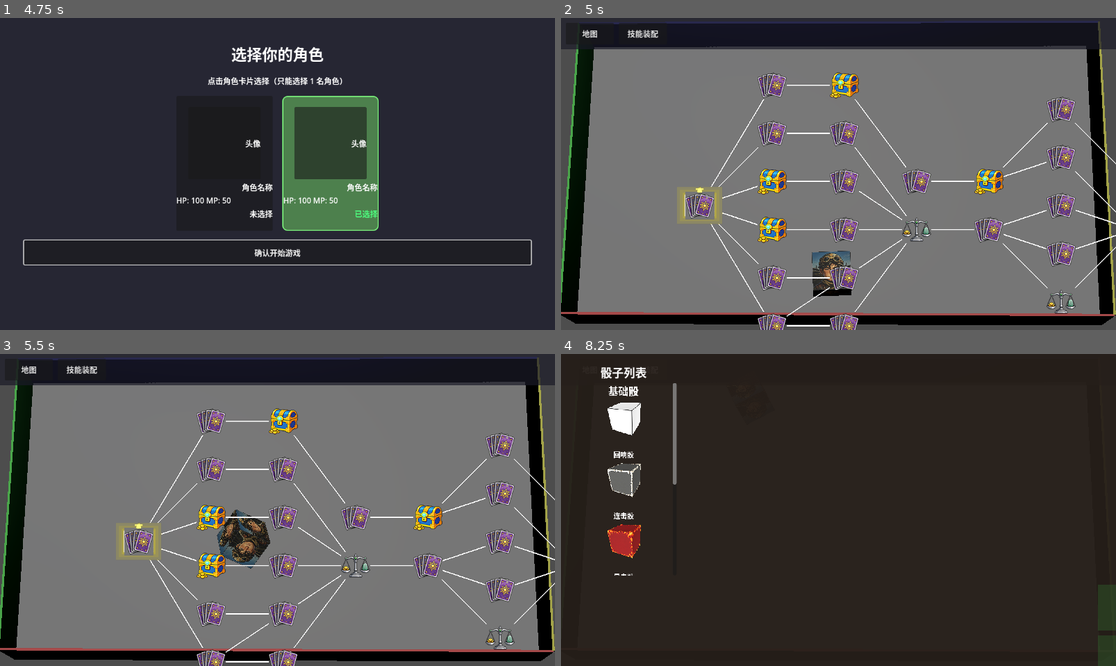
Above: before the commit, frames 1-4 (two rows, left to right).
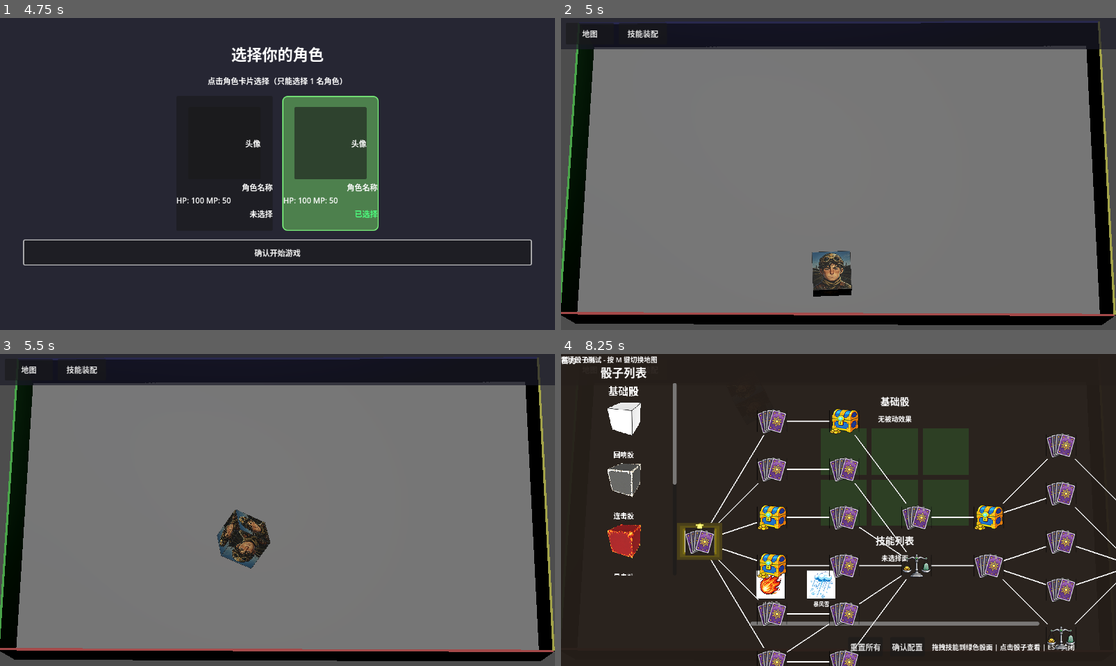
Above: after the commit, the same moments.

Repository: Beezui/trae_godot_dice
Game: Godot game, scene res://scenes/ui/title_screen/title_screen.tscn
Two runs of this game, one before a commit and one after it. Both use one fixed random seed, a clock stepped at 60 frames per second and the inputs below.
Inputs (mouse positions are in pixels of both pictures, inside the frame that each line leads up to):
- Up to frame 1 (4.75 s): click "开始游戏" at 0.5 s; click "确认开始游戏" at 1.25 s; click "确认开始游戏" at 2 s; tap Enter (ui_accept) at 2.75, 3.5, 4.25 s; drag from (222, 164) to (333, 105) at 2.77 s; drag from (333, 164) to (249, 236) at 3.52 s; move the mouse to (333, 105) at 4.27 s; hold Up (ui_up) from 4.28 s (still down); tap 1 at 4.35 s; click (333, 105) at 4.42 s; tap Space at 4.55 s
- Up to frame 2 (5 s): keep holding Up (ui_up)
- Up to frame 3 (5.5 s): release Up (ui_up) at 5 s; drag from (249, 572) to (111, 463) at 5.02 s
- Up to frame 4 (8.25 s): move the mouse to (1005, 556) at 5.77 s; hold A 5.78-6.5 s; tap 3 at 5.85 s; click (1005, 556) at 5.92 s; tap Enter (ui_accept) at 6.02 s; tap Space at 6.05 s; drag from (672, 463) to (755, 432) at 6.52 s; click "地图" at 7.25 s; click "技能装配" at 8 s

Frame 1 is identical in both runs. In frame 2, 7.6% of the frame differs, in the area x 21-100%, y 17-100%; in frame 3, 7.6%; in frame 4, 18%, in the area x 0-100%, y 0-100%.

Commit message:
fix: 阻止特殊骰子在飞行途中被重复投掷
添加 is_X_thrown 标志防止折扣骰子/奇遇骰子/奖励骰子投掷后被重复
蓄力操作干扰，同时修复命运骰子投掷后 is_dice_available 未重置问题

Diff:
--- a/scenes/game_main/game_main.gd
+++ b/scenes/game_main/game_main.gd
@@ -43,16 +43,19 @@
 # 贸易阶段状态
 var is_trade_phase: bool = false
 var is_discount_charging: bool = false
+var is_discount_thrown: bool = false
 
 # 奇遇阶段状态
 var is_adventure_phase: bool = false
 var is_adventure_charging: bool = false
+var is_adventure_thrown: bool = false
 var adventure_dice_result_ready: bool = false
 var adventure_dice_result_value: int = 0
 
 # 奖励阶段状态
 var is_reward_phase: bool = false
 var is_reward_charging: bool = false
+var is_reward_thrown: bool = false
 var reward_dice_result_ready: bool = false
 var reward_dice_result_value: int = 0
 
@@ -86,14 +89,14 @@
 	# 7. 设置初始节点（奖励关卡）
 	_setup_start_node()
 
-	# 8. 创建地图 UI（需要在 current_node 设置后初始化）
+	# 8. 创建 HUD 工具栏
+	_create_hud_toolbar()
+
+	# 9. 创建地图 UI 覆盖层（最后创建，确保在最上层）
 	_create_map_overlay()
-	# 9. 创建 HUD 工具栏
-	_create_hud_toolbar()
 
 	# 10. 创建技能装配 UI
 	_create_skill_equip_ui()
-
 	# 9. 连接信号
 	_connect_signals()
 
@@ -428,6 +431,11 @@
 		map_overlay = Control.new()
 		map_overlay.name = "MapOverlay"
 		map_overlay.set_script(map_overlay_script)
+		# 显式设置尺寸（Node3D 父节点下 Control 不会自动计算布局）
+		map_overlay.position = Vector2.ZERO
+		map_overlay.size = get_window().size
+		map_overlay.mouse_filter = 2  # MOUSE_FILTER_PASS：父节点不拦截，子节点可捕获
+		map_overlay.z_index = 10  # 设置较高的 z_index，确保地图 UI 在 HUD 之上
 		add_child(map_overlay)
 
 		# 初始化地图
@@ -435,11 +443,14 @@
 			map_overlay.initialize(level_data, current_node)
 
 		print("【地图 UI】创建成功")
+		map_overlay.visible = false  # 默认隐藏，按 M 键显示
 	else:
 		push_error("【地图 UI】脚本加载失败")
 
 
 ## 创建 HUD 工具栏
+
+
 func _create_hud_toolbar():
 	print("【HUD】开始创建工具栏...")
 	var hud_scene = load("res://scenes/ui/main_hud.tscn")
@@ -471,8 +482,11 @@
 	if equip_scene:
 		skill_equip_ui = equip_scene.instantiate()
 		if skill_equip_ui:
+			# 显式设置位置、尺寸和布局模式（Node3D 父节点下 Control 不会自动计算布局）
 			skill_equip_ui.position = Vector2.ZERO
 			skill_equip_ui.size = get_window().size
+			skill_equip_ui.layout_mode = 3  # LAYOUT_MODE_FULL_RECT
+			skill_equip_ui.anchors_preset = 15  # PRESET_FULL_RECT
 			add_child(skill_equip_ui)
 			skill_equip_ui.visible = false
 			print("【HUD】技能装配 UI 创建成功")
@@ -500,6 +514,11 @@
 		if not level_transition_controller.on_game_clear_triggered.is_connected(_on_game_clear_triggered):
 			level_transition_controller.on_game_clear_triggered.connect(_on_game_clear_triggered)
 
+	# 连接命运骰子投掷完成信号，恢复 is_dice_available 供下次投掷
+	if destiny_dice_manager:
+		if not destiny_dice_manager.on_destiny_dice_roll_completed.is_connected(_on_destiny_roll_completed):
+			destiny_dice_manager.on_destiny_dice_roll_completed.connect(_on_destiny_roll_completed)
+
 
 ## 输入处理
 func _input(event):
@@ -509,7 +528,7 @@
 
 	# 贸易阶段：空格键投掷折扣骰子
 	if is_trade_phase and event is InputEventKey and event.keycode == KEY_SPACE:
-		if event.pressed and not is_discount_charging:
+		if event.pressed and not is_discount_charging and not is_discount_thrown:
 			_start_discount_throw()
 			is_discount_charging = true
 		elif not event.pressed and is_discount_charging:
@@ -519,7 +538,7 @@
 
 	# 奇遇阶段：空格键投掷奇遇骰子
 	if is_adventure_phase and event is InputEventKey and event.keycode == KEY_SPACE:
-		if event.pressed and not is_adventure_charging:
+		if event.pressed and not is_adventure_charging and not is_adventure_thrown:
 			_start_adventure_dice_throw()
 			is_adventure_charging = true
 		elif not event.pressed and is_adventure_charging:
@@ -529,7 +548,7 @@
 
 	# 奖励阶段：空格键投掷奖励骰子
 	if is_reward_phase and event is InputEventKey and event.keycode == KEY_SPACE:
-		if event.pressed and not is_reward_charging:
+		if event.pressed and not is_reward_charging and not is_reward_thrown:
 			_start_reward_dice_throw()
 			is_reward_charging = true
 		elif not event.pressed and is_reward_charging:
@@ -576,11 +595,18 @@
 		return
 
 	is_charging = false
+	is_dice_available = false
 
 	# 结束蓄力并投掷
 	DiceThrowController.end_charge()
 
 	print("【投掷】投掷完成，命运骰子停止后自动处理结果")
+
+
+## 命运骰子投掷完成回调（恢复投掷可用性）
+func _on_destiny_roll_completed(selected_node):
+	is_dice_available = true
+	print("【投掷】命运骰子已停止，可开始下一次投掷")
 
 
 ## 关卡转换完成回调
@@ -652,6 +678,8 @@
 	print("【贸易】开始贸易流程，节点：", node.name)
 
 	is_trade_phase = true
+	is_discount_thrown = false
+	is_discount_charging = false
 
 	# 1. 商人优先入场
 	await _trade_merchant_enter(node)
@@ -819,6 +847,8 @@
 	if not _discount_dice or not is_instance_valid(_discount_dice):
 		return
 
+	is_discount_thrown = true
+
 	if DiceThrowController:
 		DiceThrowController.end_charge()
 
@@ -884,6 +914,8 @@
 	print("【奇遇】开始奇遇流程，节点：", node.name)
 
 	is_adventure_phase = true
+	is_adventure_thrown = false
+	is_adventure_charging = false
 
 	# 1. 清理 Sandbox 中的残留骰子
 	_cleanup_sandbox_characters()
@@ -1081,6 +1113,8 @@
 	if not _adventure_dice or not is_instance_valid(_adventure_dice):
 		return
 
+	is_adventure_thrown = true
+
 	if DiceThrowController:
 		DiceThrowController.end_charge()
 
@@ -1144,6 +1178,8 @@
 	print("【奖励】开始奖励流程，节点：", node.name)
 
 	is_reward_phase = true
+	is_reward_thrown = false
+	is_reward_charging = false
 
 	# 1. 清理 Sandbox 中的残留骰子
 	_cleanup_sandbox_characters()
@@ -1339,6 +1375,8 @@
 	if not _reward_dice or not is_instance_valid(_reward_dice):
 		return
 
+	is_reward_thrown = true
+
 	if DiceThrowController:
 		DiceThrowController.end_charge()
 
--- a/scripts/ui/destiny_dice_map_overlay.gd
+++ b/scripts/ui/destiny_dice_map_overlay.gd
@@ -12,6 +12,8 @@
 var layer_padding: float = 80.0
 
 # UI 组件
+var info_label: Label
+var charge_label: Label  # 蓄力标签
 var canvas: Control  # 画布（用于接收输入）
 var map_texture_rect: TextureRect  # 地图纹理显示
 
@@ -162,6 +164,26 @@
 
 	# 获取屏幕尺寸，用于居中计算
 	var screen_size = get_viewport_rect().size
+
+	# 创建信息标签
+	info_label = Label.new()
+	info_label.name = "InfoLabel"
+	info_label.position = Vector2(20, 15)
+	info_label.size = Vector2(380, 40)
+	info_label.text = "命运骰子测试 - 按 M 键切换地图"
+	info_label.add_theme_font_size_override("font_size", 14)
+	info_label.layout_mode = 0  # POSITION
+	add_child(info_label)
+
+	# 创建蓄力标签
+	charge_label = Label.new()
+	charge_label.name = "ChargeLabel"
+	charge_label.position = Vector2(20, 370)
+	charge_label.size = Vector2(380, 30)
+	charge_label.text = "蓄力：0%"
+	charge_label.add_theme_font_size_override("font_size", 16)
+	charge_label.layout_mode = 0  # POSITION
+	add_child(charge_label)
 
 	# 创建地图纹理显示（TextureRect）- 直接作为子节点，不使用中间容器
 	map_texture_rect = TextureRect.new()
@@ -380,8 +402,9 @@
 	# 使用 Image 直接绘制
 	_render_map_to_image(map_image, min_x, min_y)
 
-	# 创建纹理（ImageTexture 是 RefCounted，不能用 free()，直接赋 null 释放）
-	map_texture = null
+	# 创建纹理
+	if map_texture:
+		map_texture.free()
 	map_texture = ImageTexture.create_from_image(map_image)
 
 	# 应用到 TextureRect
@@ -467,7 +490,8 @@
 			# 绘制"当前"标记
 			_draw_current_marker_on_image(img, Vector2i(node_x, node_y - rect_size.y / 2 - 10), rect_size, font)
 		else:
-			# 普通节点：只绘制图标，不绘制边框和底色
+			# 普通节点：只绘制边框和图标，不绘制底色
+			_draw_rect_on_image(img, rect, Color.BLACK, false, 2)
 
 			# 绘制图标
 			var icon = _get_node_icon(map_node.type)
@@ -709,10 +733,15 @@
 func update_current_node(new_current_node: LevelNode):
 	current_node = new_current_node
 
+	# 更新信息标签
+	if info_label:
+		info_label.text = "当前节点：" + current_node.name + " (类型：" + current_node.get_type_name() + ")"
+
 	# 重新渲染地图（因为当前节点的高亮会变化）
 	_render_map_to_texture()
 
 
 ## 更新蓄力显示
 func update_charge(charge_ratio: float):
-	pass
+	if charge_label:
+		charge_label.text = "蓄力：%d%%" % int(charge_ratio * 100)
